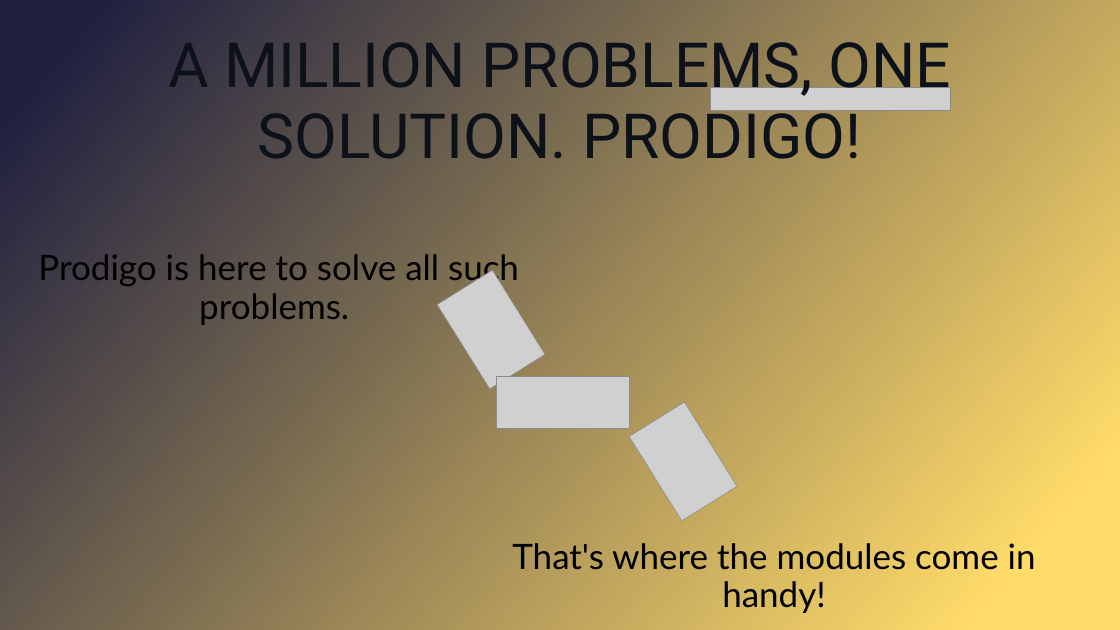
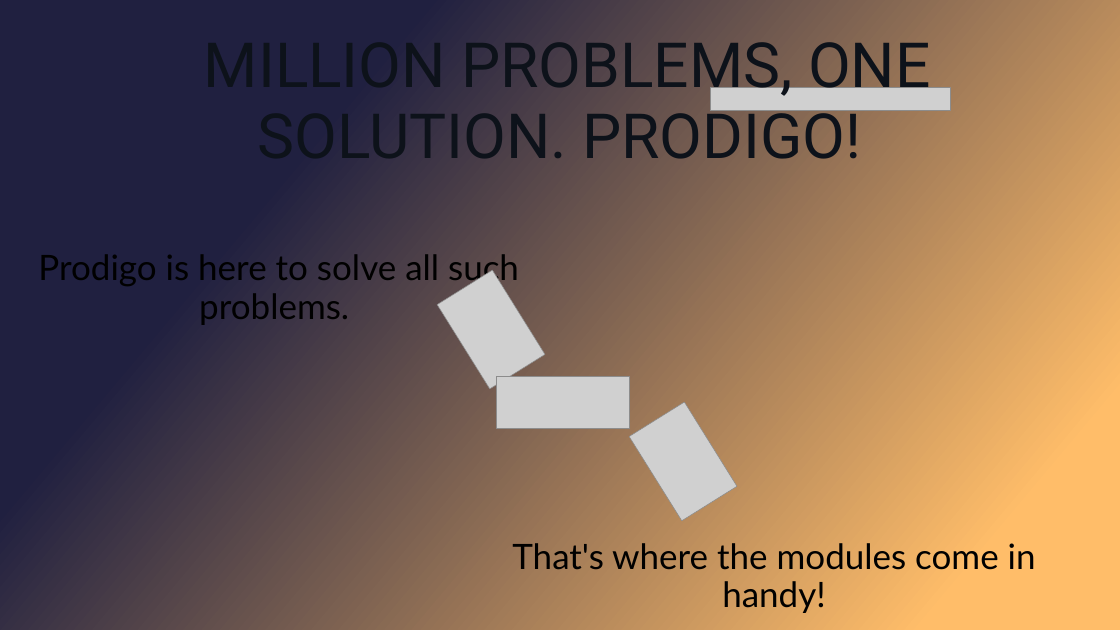
Before and after one commit to Prodigo-live/prodigo-pwa, a slide deck: slide 5 of Orange_Handwritten_Scribbles_Athleisure_Wear_Product_Marketing_Presentation.pptx. Drawn at 1120x630 pixels with LibreOffice and Linux fonts; fonts in the diff are those of the drawing; grey boxes stand for pictures. Boxes give left, top, right and bottom in pixels: in the first picture for what was removed or moved away, otherwise in the second. Text is boxed around its words. In the diff, an @@ line names an element or a change of style, - is before the commit and + after.

```diff
--- a/Orange_Handwritten_Scribbles_Athleisure_Wear_Product_Marketing_Presentation.pptx
+++ b/Orange_Handwritten_Scribbles_Athleisure_Wear_Product_Marketing_Presentation.pptx
@@ background gradient #202040 to #FFDB69 to gradient #202040 to #FFBD69 @@
@@ text at bbox=[258, 35, 930, 174]: text changed @@
-A MILLION PROBLEMS, ONE SOLUTION. PRODIGO!
+MILLION PROBLEMS, ONE SOLUTION. PRODIGO!
```
Also in this commit, not shown: 10 other slides changed, 7 other files.
